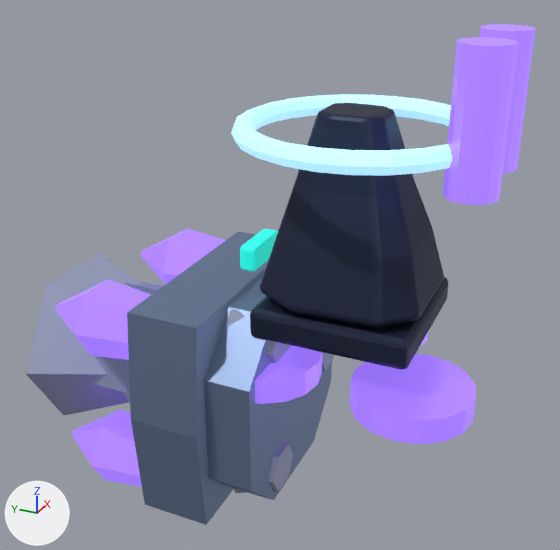
What one commit did to the Blender file assets/models/source/buildings/factions/lumen_tower.blend.
Both versions are drawn from a 50 mm camera at (-2.6, -0.86, 1.81) aimed at (0.08, 0.35, 0.46). The lights are fixed; the arrows at lower left show +X, +Y and +Z. The first picture is the older version.

The first picture shows 'Beam alignment bearing', 'Beam emitter · three-stage faceted pedestal', 'Emitter ceramic shoulder', 'Emitter ceramic shoulder.001', 'Faceted gravitic foot', 'Faceted gravitic foot.001', 'Faceted gravitic foot.002', 'Floating central armor slab', 'Flux suspension pad.001', 'Flux suspension pad.002', 'Geometric defense dais', 'Geometric levitation plinth', 'Rotating beam projector', 'Tetrahedral lift strut', 'Tetrahedral lift strut.003', 'Twin coherent emitter', 'Twin coherent emitter.001' and 2 more.
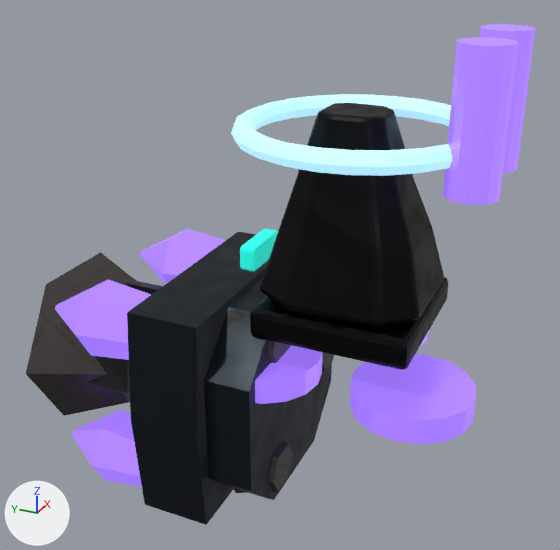
Location of each change, [x1, y1, x2, y2] in pixels of the pictures (560 x 550 px):
'Beam emitter · three-stage faceted pedestal', surface changed (dark blue to black): [260, 103, 444, 328] in both
'Geometric defense dais', surface changed (blue to black): [127, 232, 269, 525] in both
'Geometric levitation plinth', surface changed (blue to black): [204, 277, 332, 500] in both
'Rotating beam projector', surface changed (greyish blue to black): [26, 252, 140, 416] in both
'Floating central armor slab', surface changed (darker): [250, 277, 448, 370] in both
'Emitter ceramic shoulder', surface changed (greyish blue to black): [88, 356, 130, 393] in both
'Faceted gravitic foot.002', surface changed (greyish blue to black): [232, 441, 293, 493] in both
'Faceted gravitic foot.001', surface changed: [227, 308, 291, 363] in both
'Emitter ceramic shoulder.001', surface changed (darker): [125, 281, 163, 295] in both
'Faceted gravitic foot', surface changed (greyish blue to black): [322, 352, 334, 371] in both

The change, as a list of edits to the scene's bpy script:
```text
Add img_ceramic_normal_png:
    img_ceramic_normal_png = load_image('ceramic_normal.png', '../../../textures/industrial/ceramic_normal.png', 512, 512, 'Non-Color')
Add img_factions_lumen_armor_ceramic_albedo_png:
    img_factions_lumen_armor_ceramic_albedo_png = load_image('factions_lumen_armor_ceramic_albedo.png', '../../../textures/industrial/factions/lumen/factions_lumen_armor_ceramic_albedo.png', 512, 512, 'sRGB')
Add img_ceramic_roughness_png:
    img_ceramic_roughness_png = load_image('ceramic_roughness.png', '../../../textures/industrial/ceramic_roughness.png', 512, 512, 'Non-Color')
Add img_graphite_roughness_png:
    img_graphite_roughness_png = load_image('graphite_roughness.png', '../../../textures/industrial/graphite_roughness.png', 512, 512, 'Non-Color')
Add img_graphite_normal_png:
    img_graphite_normal_png = load_image('graphite_normal.png', '../../../textures/industrial/graphite_normal.png', 512, 512, 'Non-Color')
Add img_factions_lumen_dark_graphite_albedo_png:
    img_factions_lumen_dark_graphite_albedo_png = load_image('factions_lumen_dark_graphite_albedo.png', '../../../textures/industrial/factions/lumen/factions_lumen_dark_graphite_albedo.png', 512, 512, 'sRGB')
Add img_factions_lumen_armor_light_ceramic_albedo_png:
    img_factions_lumen_armor_light_ceramic_albedo_png = load_image('factions_lumen_armor_light_ceramic_albedo.png', '../../../textures/industrial/factions/lumen/factions_lumen_armor_light_ceramic_albedo.png', 512, 512, 'sRGB')
Add img_steel_roughness_png:
    img_steel_roughness_png = load_image('steel_roughness.png', '../../../textures/industrial/steel_roughness.png', 512, 512, 'Non-Color')
Add img_steel_normal_png:
    img_steel_normal_png = load_image('steel_normal.png', '../../../textures/industrial/steel_normal.png', 512, 512, 'Non-Color')
Add img_factions_lumen_steel_steel_albedo_png:
    img_factions_lumen_steel_steel_albedo_png = load_image('factions_lumen_steel_steel_albedo.png', '../../../textures/industrial/factions/lumen/factions_lumen_steel_steel_albedo.png', 512, 512, 'sRGB')
Change mat_lumen___steel_004:
    remove # nodes: BsdfPrincipled, OutputMaterial
    remove # colours: blue #7c8eaf
    nodes: BsdfPrincipled, NormalMap, OutputMaterial, TexImage x3
    uses the picture img_factions_lumen_steel_steel_albedo_png
    uses the picture img_steel_normal_png
    uses the picture img_steel_roughness_png
Change mat_lumen___light_004:
    remove # nodes: BsdfPrincipled, OutputMaterial
    remove # colours: greyish blue #a6adc8
    nodes: BsdfPrincipled, NormalMap, OutputMaterial, TexImage x3
    uses the picture img_ceramic_normal_png
    uses the picture img_ceramic_roughness_png
    uses the picture img_factions_lumen_armor_light_ceramic_albedo_png
Change mat_lumen___dark_004:
    remove # nodes: BsdfPrincipled, OutputMaterial
    remove # colours: dark blue #2c354d
    nodes: BsdfPrincipled, NormalMap, OutputMaterial, TexImage x3
    uses the picture img_factions_lumen_dark_graphite_albedo_png
    uses the picture img_graphite_normal_png
    uses the picture img_graphite_roughness_png
Change mat_lumen___ceramic_003:
    remove # nodes: BsdfPrincipled, OutputMaterial
    remove # colours: greyish blue #95a2bf
    nodes: BsdfPrincipled, NormalMap, OutputMaterial, TexImage x3
    uses the picture img_ceramic_normal_png
    uses the picture img_ceramic_roughness_png
    uses the picture img_factions_lumen_armor_ceramic_albedo_png
```
